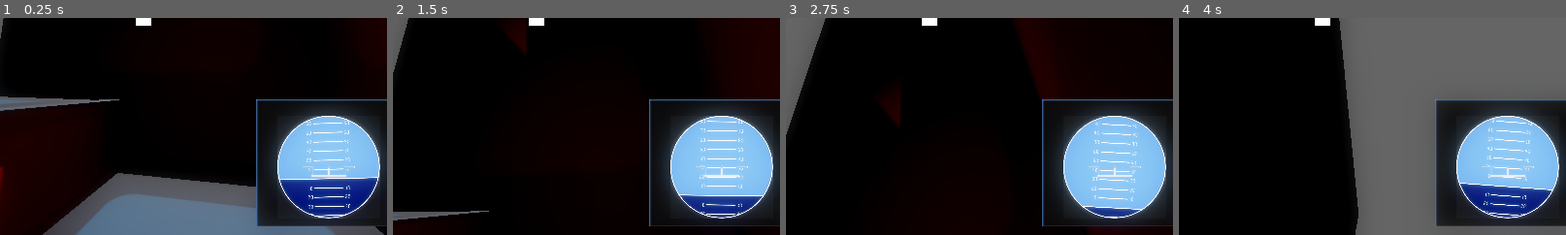
Above: before the commit, frames 1-4 (left to right).
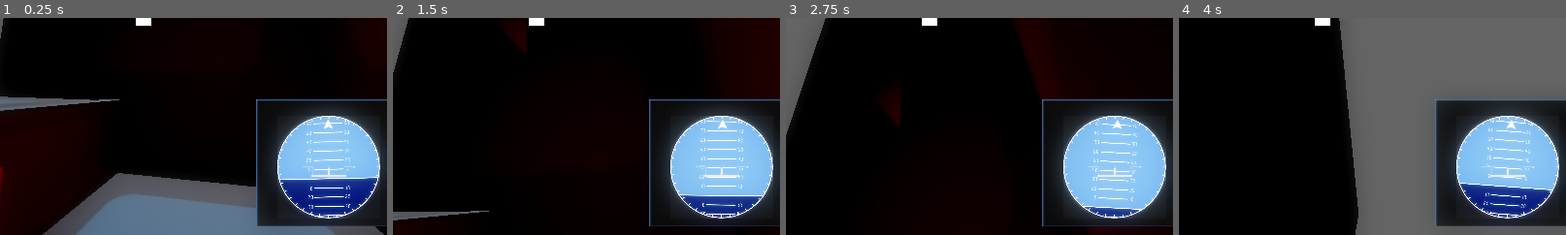
Above: after the commit, the same moments.

Repository: LitheFulminare/Abyssal-Cleaner
Game: Godot game, scene res://Prototyping/Test scene.tscn
Same seed, same stepped clock (60 frames per second), same inputs: the game is played once before the commit and once after it. The engine's default icon, where the game draws it, is replaced by a stand-in: a white triangle on a blue panel in a dark square.
Inputs (mouse positions are % of the whole screen's width and height, from its top left):
- Up to frame 1 (0.25 s): no input
- Up to frame 2 (1.5 s): move the mouse to (72, 45) at 0.52 s; hold D (Right) 0.53-1.28 s; move the mouse to (30, 55) at 1.27 s; hold S (Backwards) from 1.28 s (still down)
- Up to frame 3 (2.75 s): move the mouse to (60, 28) at 2.02 s; release S (Backwards) at 2.03 s; hold D (Right) from 2.03 s (still down)
- Up to frame 4 (4 s): move the mouse to (45, 70) at 2.77 s; release D (Right) at 2.78 s; hold W (Forward) 2.78-3.53 s; move the mouse to (80, 65) at 3.52 s; hold A (Left) from 3.53 s (still down)
The pictures show only the part of the screen within x 32-81%, y 50-100%; the shares and areas given below are measured in that part.

The runs differ from the first frame. In frame 1, 0.1% of the frame differs, in the area x 71-98%, y 45-92%; in frame 2, 0.1%; in frame 3, 0.1%; in frame 4, 0.1%.

Commit message:
new artificial horizon images

Diff:
--- a/abyssal-cleaner-3d/Player/Artificial Horizon.tscn
+++ b/abyssal-cleaner-3d/Player/Artificial Horizon.tscn
@@ -3,6 +3,7 @@
 [ext_resource type="Script" uid="uid://np7wdvg0plvh" path="res://Player/artificial_horizon.gd" id="1_7wep3"]
 [ext_resource type="Texture2D" uid="uid://dio0npl07npxv" path="res://Assets/Screens/Artificial Horizon/AH Scrolling Texture.png" id="1_qvgv0"]
 [ext_resource type="Texture2D" uid="uid://f85hmpxfmnh4" path="res://Assets/Screens/Artificial Horizon/AH Frame.png" id="2_3s2vl"]
+[ext_resource type="Texture2D" uid="uid://c2apsdjwb67es" path="res://Assets/Screens/Artificial Horizon/Arrow.png" id="3_640iv"]
 
 [node name="Artificial Horizon" type="Control" unique_id=1693072257 node_paths=PackedStringArray("ah_texture", "pivot")]
 layout_mode = 3
@@ -55,6 +56,23 @@
 pivot_offset_ratio = Vector2(0.5, 0.5)
 texture = ExtResource("1_qvgv0")
 
+[node name="Arrow" type="TextureRect" parent="Pivot Container" unique_id=2086066659]
+layout_mode = 1
+anchors_preset = 8
+anchor_left = 0.5
+anchor_top = 0.5
+anchor_right = 0.5
+anchor_bottom = 0.5
+offset_left = -30.5
+offset_top = -179.5
+offset_right = 34.5
+offset_bottom = -114.5
+grow_horizontal = 2
+grow_vertical = 2
+scale = Vector2(0.5, 0.5)
+pivot_offset_ratio = Vector2(0.5, 0.5)
+texture = ExtResource("3_640iv")
+
 [node name="Frame" type="TextureRect" parent="." unique_id=1304170106]
 layout_mode = 1
 anchors_preset = 8
@@ -70,3 +88,4 @@
 grow_vertical = 2
 pivot_offset_ratio = Vector2(0.5, 0.5)
 texture = ExtResource("2_3s2vl")
+metadata/_edit_lock_ = true
Binary file changed: abyssal-cleaner-3d/Assets/Screens/Artificial Horizon/AH Frame.png
Binary file added: abyssal-cleaner-3d/Assets/Screens/Artificial Horizon/Arrow.png
Not shown, added: abyssal-cleaner-3d/Assets/Screens/Artificial Horizon/Arrow.png.import
